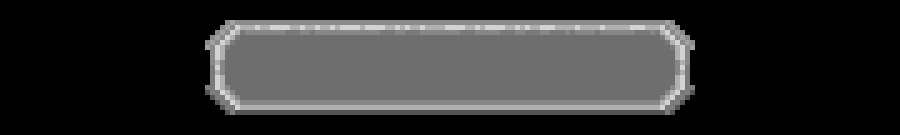
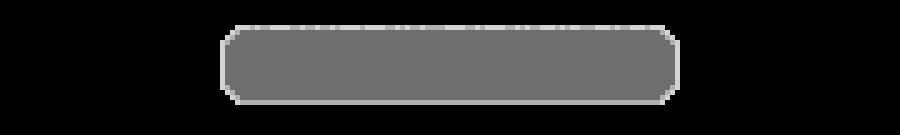
Layered file, before and after one edit (900×135). Changes by layer:
painted on "Background" over [210, 20, 690, 115]
